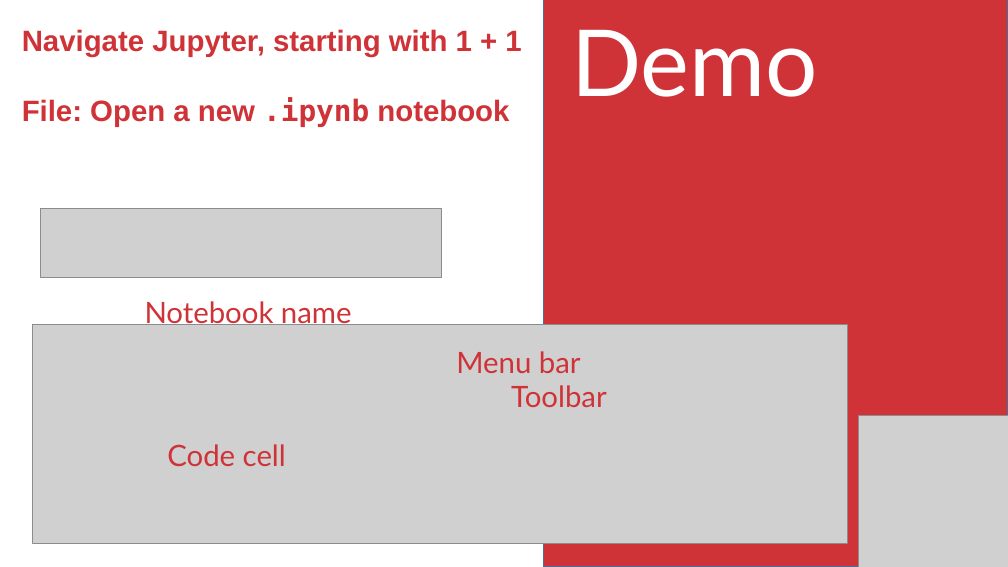
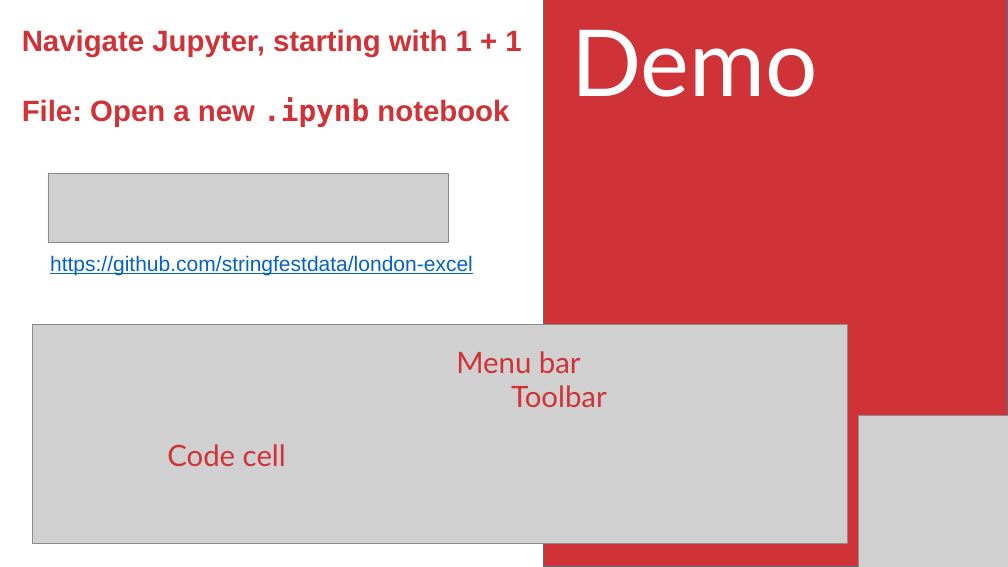
Before and after one commit to stringfestdata/london-excel, a slide deck: slide 19 of advancing-into-analytics-london-meetup.pptx (slide 22 before the commit). Drawn at 1008x567 pixels with LibreOffice and Linux fonts; fonts in the diff are those of the drawing; grey boxes stand for pictures. Boxes give left, top, right and bottom in pixels: in the first picture for what was removed or moved away, otherwise in the second. Text is boxed around its words. In the diff, an @@ line names an element or a change of style, - is before the commit and + after.

```diff
--- a/advancing-into-analytics-london-meetup.pptx
+++ b/advancing-into-analytics-london-meetup.pptx
@@ picture: place and size @@
-picture at [41, 208, 442, 277]
+picture at [48, 174, 448, 243]
@@ text added at [50, 255, 473, 275], 20 pt, text #0563C1, underline @@
+https://github.com/stringfestdata/london-excel
@@ text removed at [145, 301, 352, 329] @@
-Notebook name
```
Also in this commit, not shown: 10 other slides changed, 1 slide added, 4 slides removed, 43 other files.
